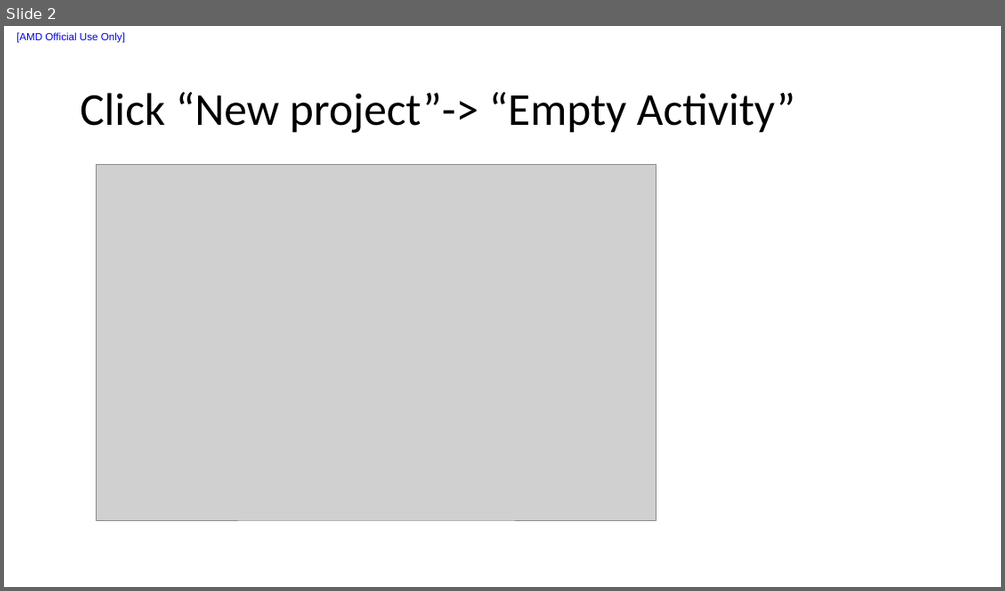
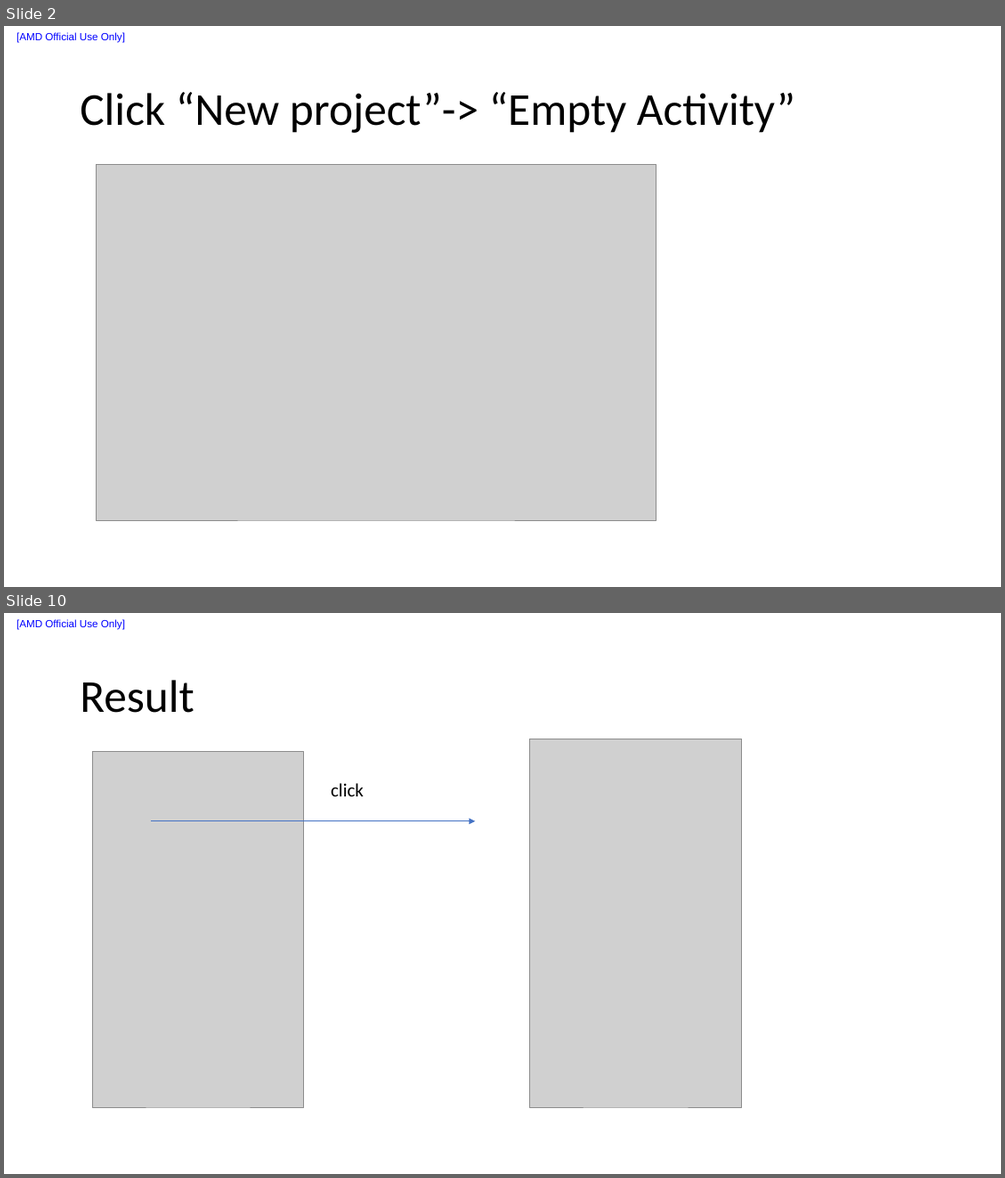
Before and after one commit to liuxu-github-ui/Java, a slide deck: Android studio/Notes.pptx. Shown one above the other, each under a label of ours: slide 2 before the commit, slides 2 and 10 after it; the slides between them are not shown. The pictures are 1005x591 and 1005x1178 pixels, drawn with LibreOffice and Linux fonts; fonts in the diff are those of the drawing; grey boxes stand for pictures. Boxes give left, top, right and bottom in pixels: in the first picture for what was removed or moved away, otherwise in the second. Text is boxed around its words. In the diff, an @@ line names an element or a change of style, - is before the commit and + after.

```diff
--- a/Android studio/Notes.pptx
+++ b/Android studio/Notes.pptx
@@ slide 10 added at box(4, 613, 1001, 1174), background #FFFFFF; not listed: 1 template element that a slide beside it also shows @@
@@ title added at box(80, 680, 194, 713), 44 pt, text #000000 @@
+Result
@@ picture added at box(530, 738, 741, 1107) @@
@@ picture added at box(93, 751, 303, 1107) @@
@@ text added at box(331, 783, 364, 796), 18 pt, text #000000 @@
+click
@@ arrow added from (151, 821) to (475, 821), #4472C4 0.5 pt @@
```
Also in this commit, not shown: 23 other slides added, 1 other file.
